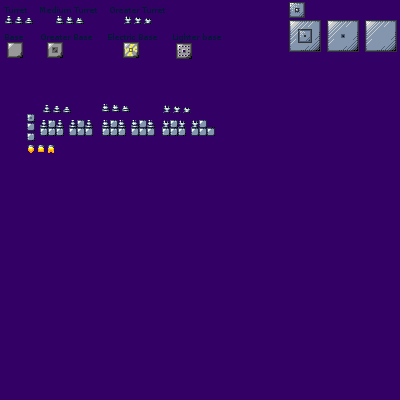
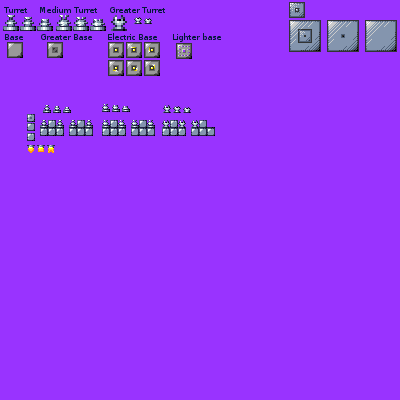
Comparing the layer stacks of the two 400x400 images. Changes:
painted on "Background" over [3, 15, 160, 76]
showed "Layer #1" over [0, 0, 400, 400]
